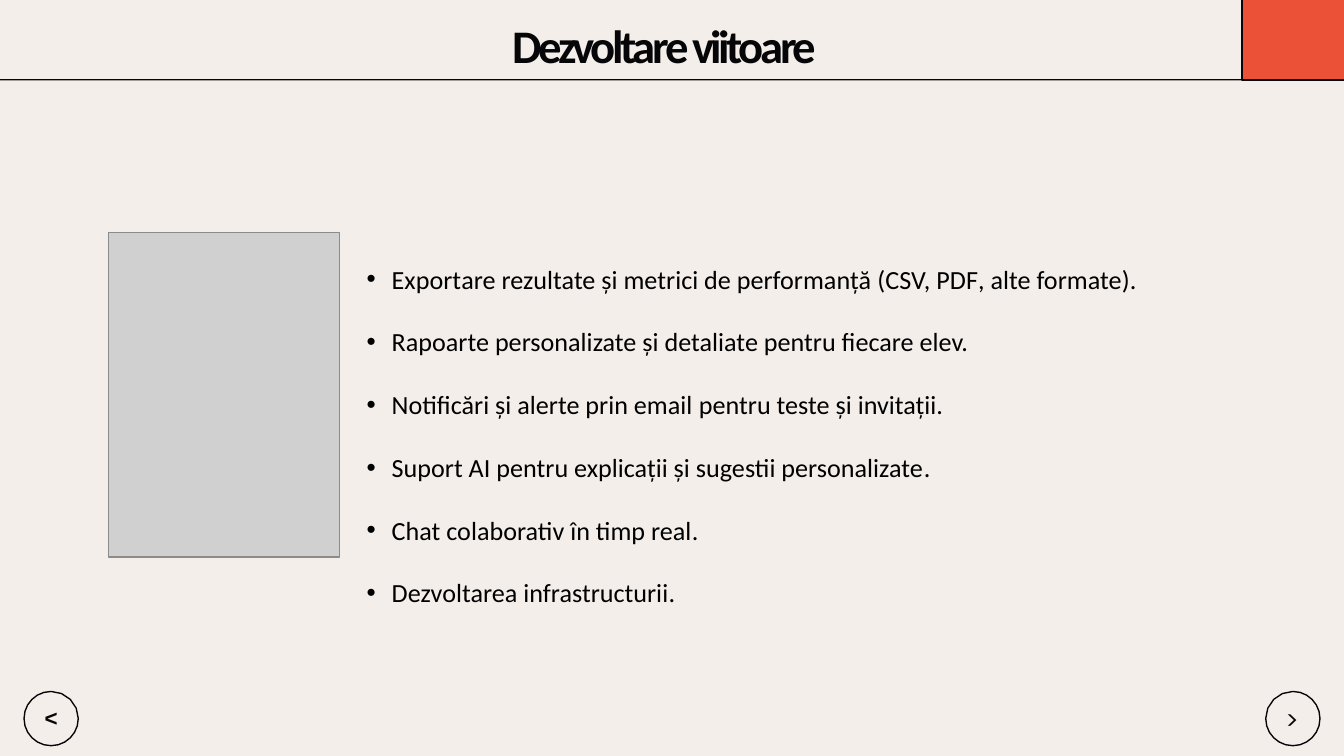
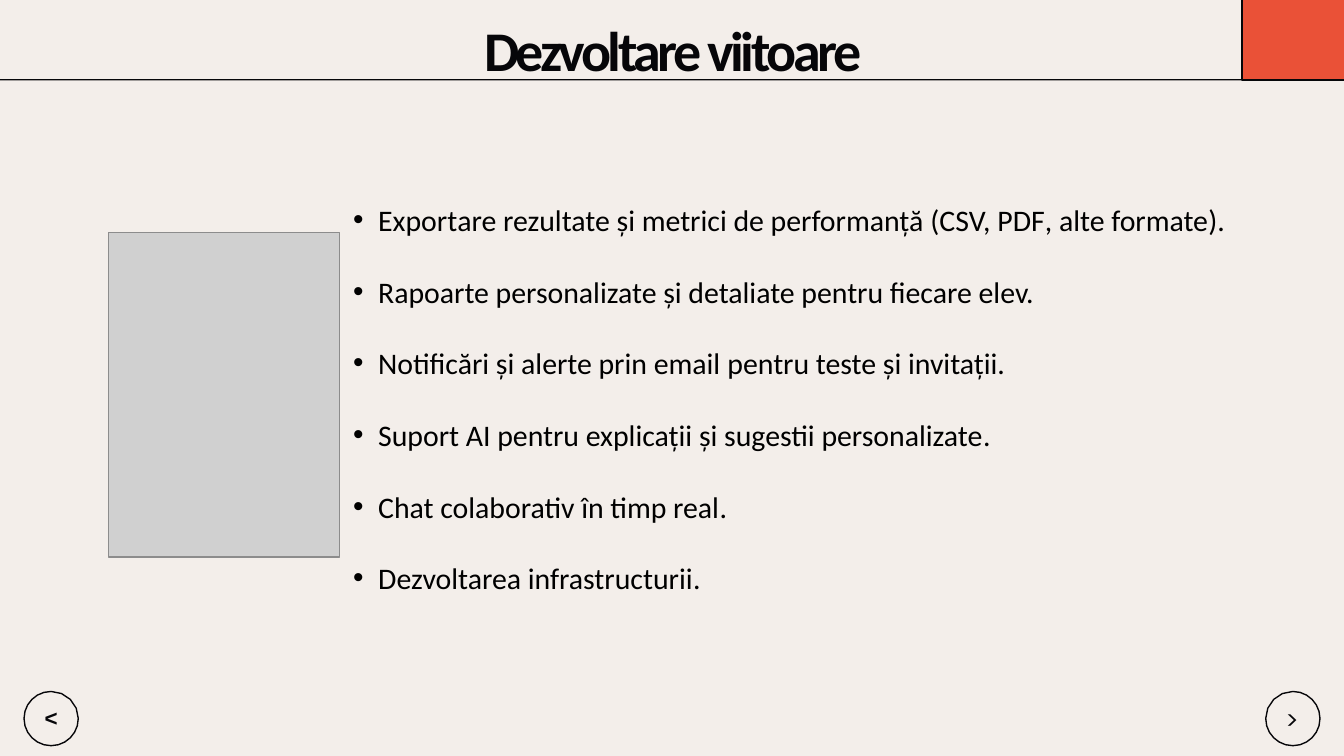
Before and after one commit to Dragomir1401/VisioScience-3D, a slide deck: slide 16 of Roadmap/scss/Prezentare_Final_Dragomir_Andrei.pptx. Drawn at 1344x756 pixels with LibreOffice and Linux fonts; fonts in the diff are those of the drawing; grey boxes stand for pictures. Boxes give left, top, right and bottom in pixels: in the first picture for what was removed or moved away, otherwise in the second. Text is boxed around its words. In the diff, an @@ line names an element or a change of style, - is before the commit and + after.

```diff
--- a/Roadmap/scss/Prezentare_Final_Dragomir_Andrei.pptx
+++ b/Roadmap/scss/Prezentare_Final_Dragomir_Andrei.pptx
@@ text "Dezvoltare viitoare": place and size @@
-text "Dezvoltare viitoare" at [513,30,816,64]
+text "Dezvoltare viitoare" at [484,31,861,81]
@@ text "Dezvoltare viitoare" at [484,31,861,81]: size 25 to 30 pt @@
@@ text "Exportare rezultate și metrici de ...": place and size @@
-text "Exportare rezultate și metrici de ..." at [392,270,1137,603]
+text "Exportare rezultate și metrici de ..." at [378,209,1225,590]
@@ text "Exportare rezultate și metrici de ..." at [378,209,1225,590]: size 14 to 16 pt @@
```
Also in this commit, not shown: 15 other slides changed.
